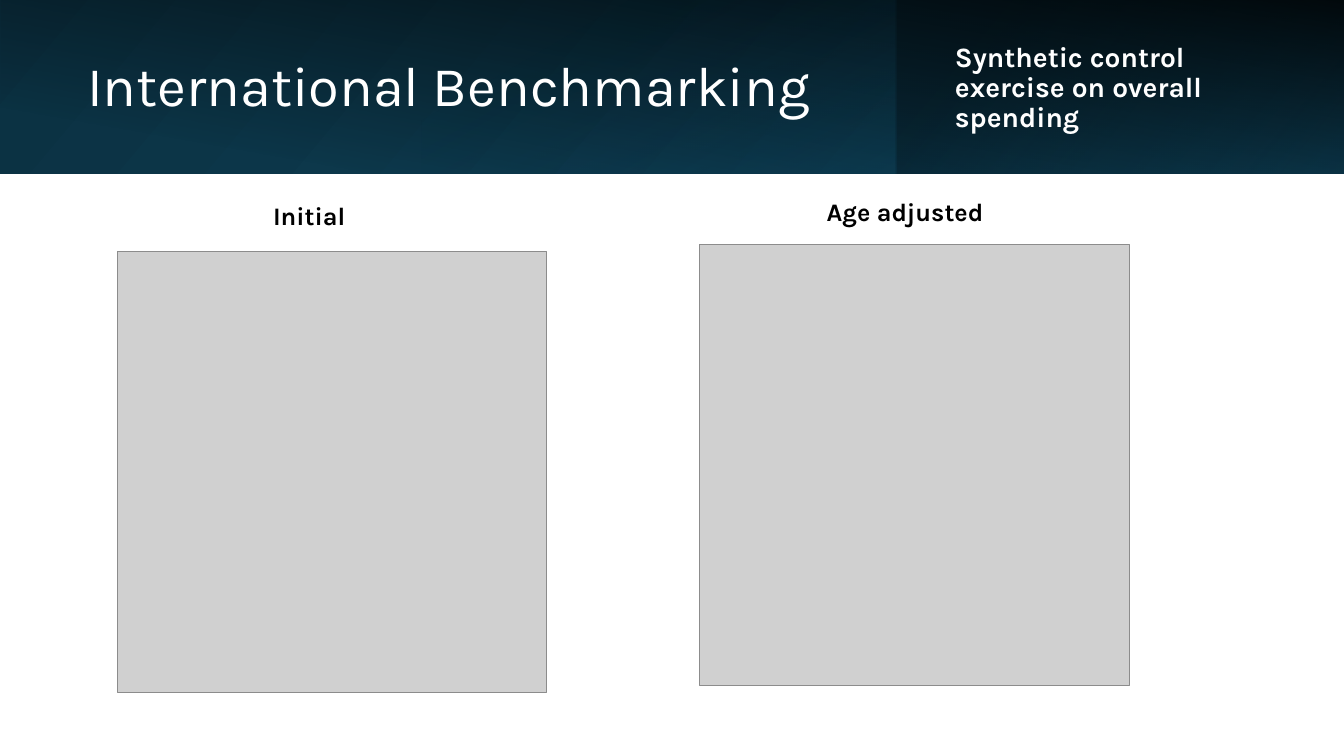
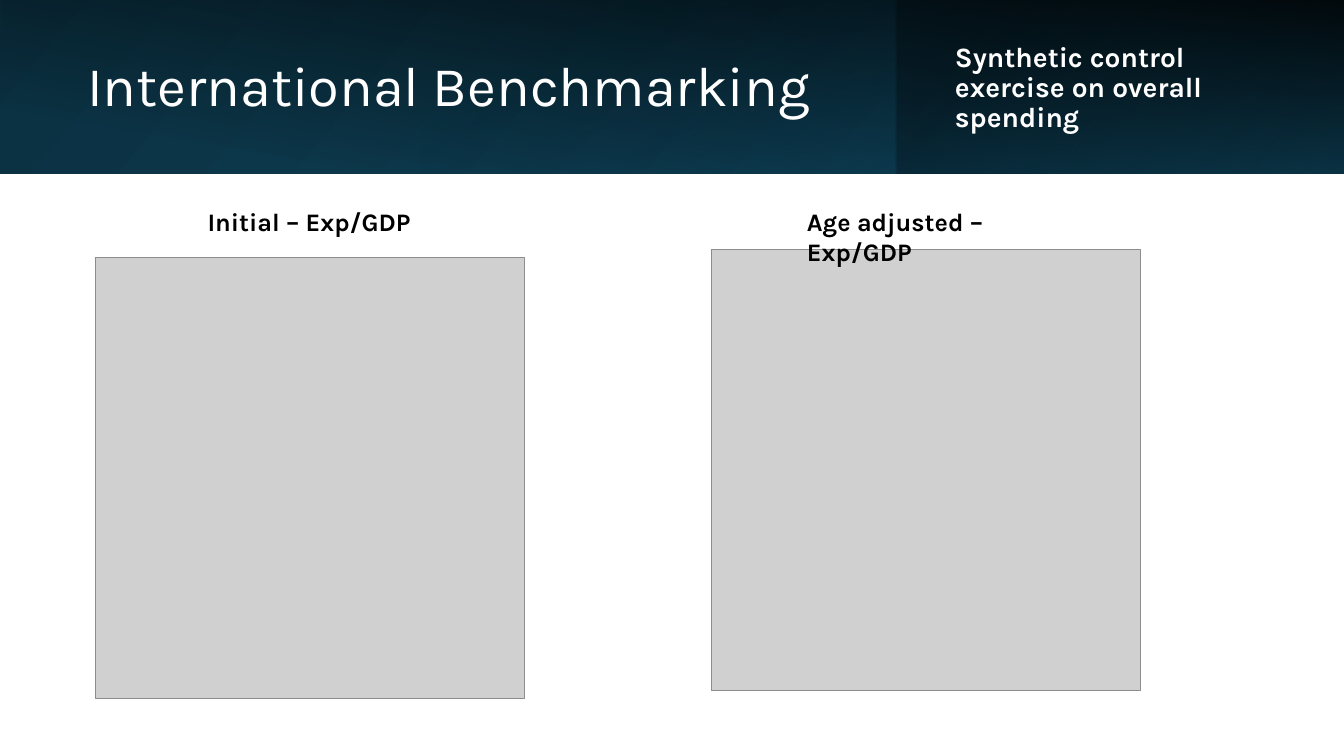
Before and after one commit to Zjub/TVHENZ, a slide deck: slide 16 of e61 Projects/Fiscal sustainability/OECD comparison/Initial external plans.pptx (slide 15 before the commit). Drawn at 1344x756 pixels with LibreOffice and Linux fonts; fonts in the diff are those of the drawing; grey boxes stand for pictures. Boxes give left, top, right and bottom in pixels: in the first picture for what was removed or moved away, otherwise in the second. Text is boxed around its words. In the diff, an @@ line names an element or a change of style, - is before the commit and + after.

```diff
--- a/e61 Projects/Fiscal sustainability/OECD comparison/Initial external plans.pptx
+++ b/e61 Projects/Fiscal sustainability/OECD comparison/Initial external plans.pptx
@@ text at [208, 212, 411, 237]: text changed @@
-Initial
+Initial – Exp/GDP
@@ text at [807, 213, 963, 267]: text changed @@
-Age adjusted
+Age adjusted – Exp/GDP
@@ picture: place and size @@
-picture at [700, 245, 1129, 686]
+picture at [95, 257, 524, 698]
@@ picture: place and size @@
-picture at [117, 251, 546, 692]
+picture at [712, 250, 1141, 691]
```
Also in this commit, not shown: 2 other slides changed, 1 slide added, 18 other files.
